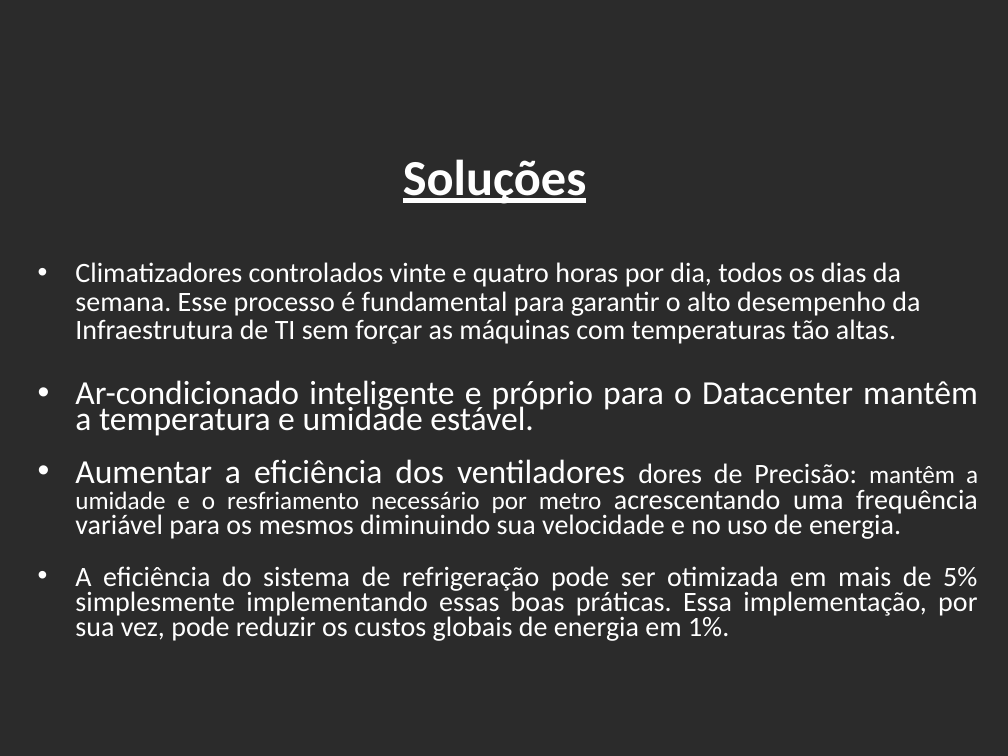
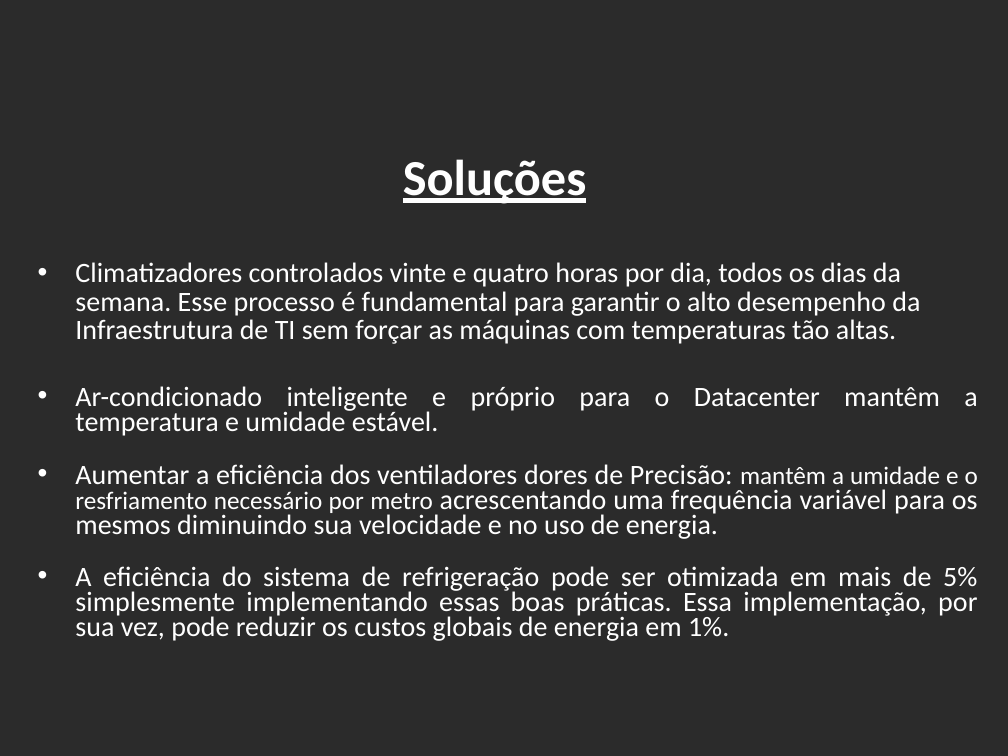
Before and after one commit to viniciushcano/PI-1o-semestre, a slide deck: slide 5 of ppt/DataCenter.pptx. Drawn at 1008x756 pixels with LibreOffice and Linux fonts; fonts in the diff are those of the drawing; background and template pictures are left out; a plain dark background stands for a picture behind light text. Boxes give left, top, right and bottom in pixels: in the first picture for what was removed or moved away, otherwise in the second. Text is boxed around its words. In the diff, an @@ line names an element or a change of style, - is before the commit and + after.

```diff
--- a/ppt/DataCenter.pptx
+++ b/ppt/DataCenter.pptx
@@ text at (75, 386, 978, 539): size 24 to 20 pt in "Ar-condicionado inteligente e próprio para o Datacenter ...", "Aumentar a eficiência dos ventiladores" @@
```
Also in this commit, not shown: 1 other slide changed, 1 slide removed.
